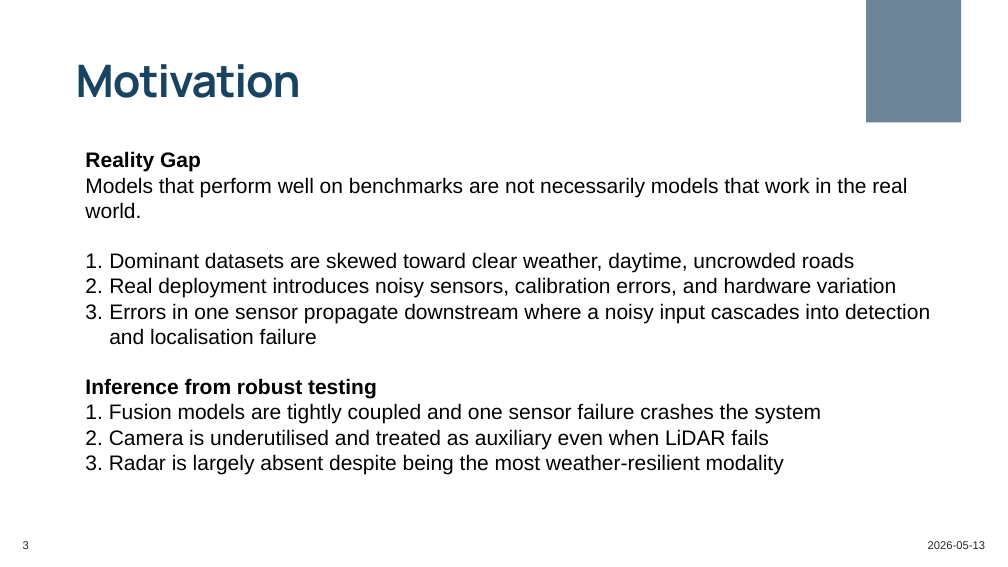
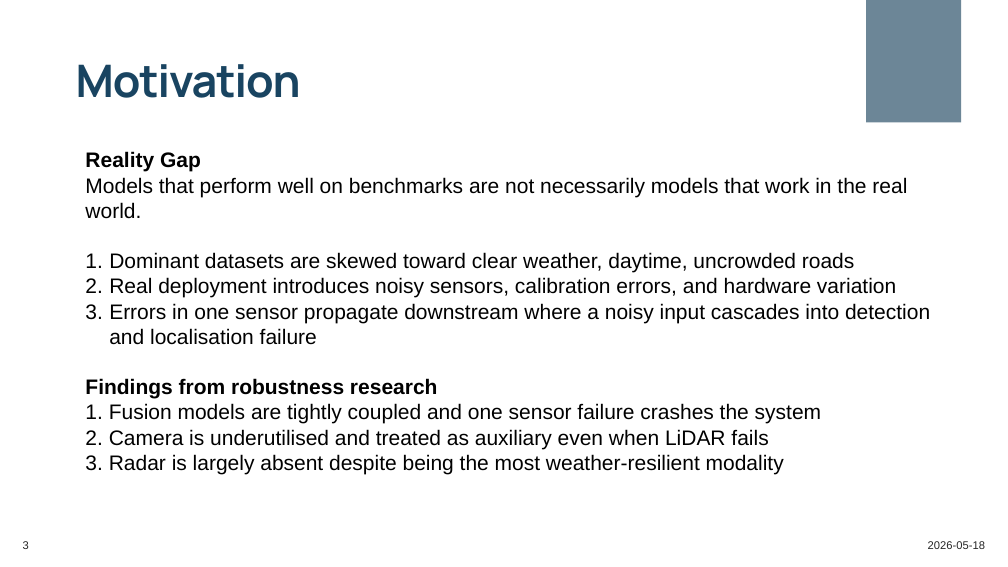
Before and after one commit to AdyuthHisham/Robustness-of-ASF, a slide deck: slide 3 of obsidianVault/MidTerm_Presentation.pptx. Drawn at 1008x567 pixels with LibreOffice and Linux fonts; fonts in the diff are those of the drawing; background and template pictures are left out. Boxes give left, top, right and bottom in pixels: in the first picture for what was removed or moved away, otherwise in the second. Text is boxed around its words. In the diff, an @@ line names an element or a change of style, - is before the commit and + after.

```diff
--- a/obsidianVault/MidTerm_Presentation.pptx
+++ b/obsidianVault/MidTerm_Presentation.pptx
@@ text at (x1=85, y1=378, x2=437, y2=399): text changed @@
-Inference from robust testing
+Findings from robustness research
@@ text at (x1=928, y1=541, x2=985, y2=549): text changed @@
-2026-05-13
+2026-05-18
```
Also in this commit, not shown: 8 other slides changed, 1 slide added, 2 slides removed, 24 other files.
